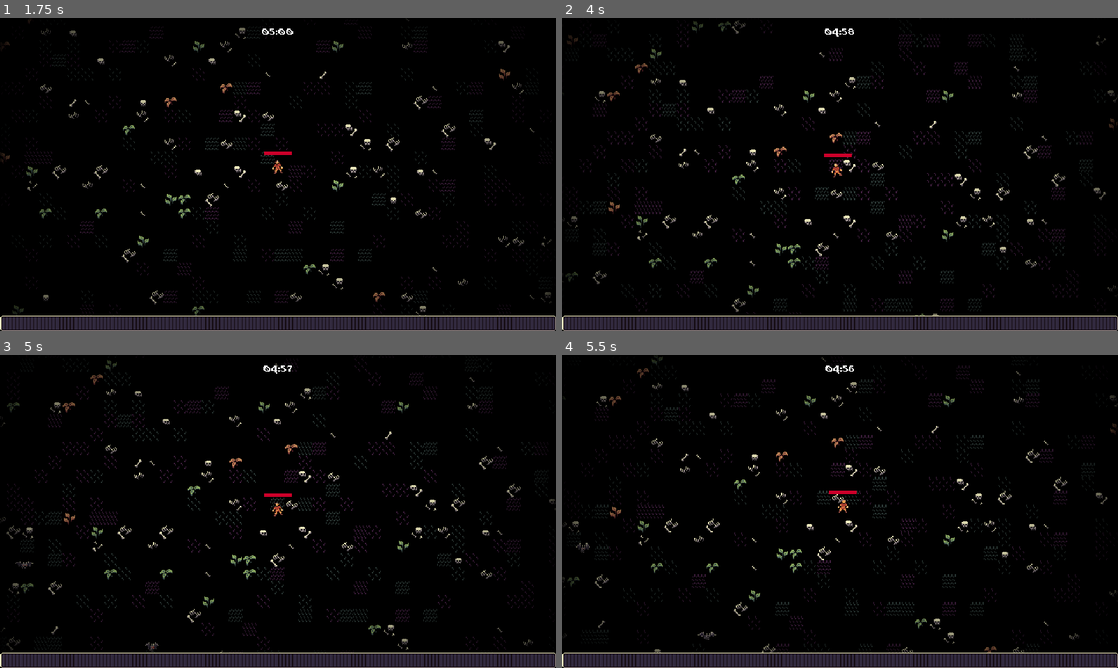
Above: before the commit, frames 1-4 (two rows, left to right).
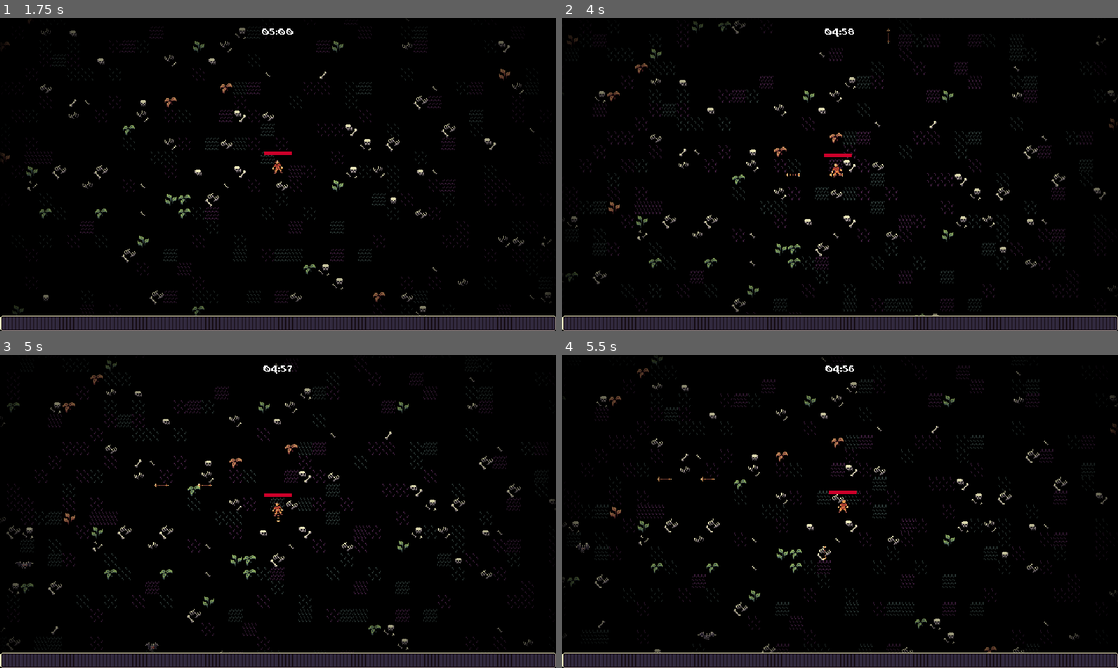
Above: after the commit, the same moments.

Repository: dweckerly/bullet-heaven
Game: Godot game, scene res://scenes/ui/main_menu.tscn
Two runs of this game, one before a commit and one after it. Both use one fixed random seed, a clock stepped at 60 frames per second and the inputs below.
Inputs (mouse positions are in pixels of both pictures, inside the frame that each line leads up to):
- Up to frame 1 (1.75 s): click "PLAY" at 0.5 s; move the mouse to (250, 237) at 1.27 s; press the mouse at (250, 237) at 1.28 s; hold W (move_up) from 1.28 s (still down)
- Up to frame 2 (4 s): move the mouse to (1006, 221) at 2.02 s; release the mouse at (1006, 221) at 2.03 s; click (1006, 221) at 2.1 s; move the mouse to (673, 127) at 2.77 s; release W (move_up) at 2.78 s; press the mouse at (673, 127) at 2.78 s; hold A (move_left) from 2.78 s (still down); move the mouse to (867, 174) at 3.52 s; release the mouse at (867, 174) at 3.53 s; click (867, 174) at 3.6 s
- Up to frame 3 (5 s): move the mouse to (194, 433) at 4.27 s; release A (move_left) at 4.28 s; press the mouse at (194, 433) at 4.28 s; hold S (move_down) from 4.28 s (still down)
- Up to frame 4 (5.5 s): move the mouse to (962, 495) at 5.02 s; release S (move_down) at 5.03 s; release the mouse at (962, 495) at 5.03 s; hold D (move_right) from 5.03 s (still down); click (962, 495) at 5.1 s

Frame 1 is identical in both runs. In frame 2, less than 0.1% of the frame differs, in the area x 40-59%, y 3-51%; in frame 3, less than 0.1%; in frame 4, less than 0.1%, in the area x 17-48%, y 38-66%.

Commit message:
bow ability continued

Diff:
--- a/scenes/ability/bow/bow_ability.gd
+++ b/scenes/ability/bow/bow_ability.gd
@@ -1,17 +1,18 @@
 extends Node2D
 class_name BowAbility
 
+@onready var hitbox_component = $HitboxComponent
+
 var direction
+var speed = 100
 
 func _ready() -> void:
 	$Timer.timeout.connect(on_timer_timeout)
-	var player = get_tree().get_first_node_in_group("player") as Player
-	if player == null:
-		return
 
 
-func shoot() -> void:
-	pass
+func _process(delta: float) -> void:
+	direction = Vector2.RIGHT.rotated(rotation)
+	position += direction * speed * delta
 
 
 func on_timer_timeout() -> void:
--- a/scenes/ability/bow/bow_ability_controller/bow_ability_controller.gd
+++ b/scenes/ability/bow/bow_ability_controller/bow_ability_controller.gd
@@ -4,14 +4,19 @@
 
 var base_damage = 10
 var additional_damage_percent = 1
+var last_movement_vector = Vector2.RIGHT
+var direction = Vector2.RIGHT.angle()
+var player
 
 func _ready() -> void:
 	$Timer.timeout.connect(on_timer_timeout)
+	player = get_tree().get_first_node_in_group("player") as Player
 
 
+func _process(delta: float) -> void:
+	direction = face_player_movement_direction()
+
 func on_timer_timeout() -> void:
-	print("shoot arrow")
-	var player = get_tree().get_first_node_in_group("player") as Player
 	if player == null:
 		return
 	var foreground = get_tree().get_first_node_in_group("foreground_layer") as Node2D
@@ -21,19 +26,14 @@
 	var bow_instance = bow_ability_scene.instantiate() as BowAbility
 	foreground.add_child(bow_instance)
 	bow_instance.global_position = player.global_position
-	face_player_movement_direction(bow_instance, player)
+	bow_instance.rotation = direction
 	bow_instance.hitbox_component.damage = base_damage * additional_damage_percent
 
 
-func face_player_movement_direction(bow_instance: Node, player: Player) -> void:
+func face_player_movement_direction() -> float:
 	var movement_vector = player.get_movement_vector().normalized()
 	var direction = Vector2.ZERO
-	if movement_vector.x == 0 && movement_vector.y == 0:
-		var move_sign = player.get_move_sign()
-		if move_sign < 0:
-			direction = Vector2.LEFT
-		else:
-			direction = Vector2.RIGHT
-	else:
-		direction = movement_vector.angle()
-	bow_instance.rotation = direction
+	if movement_vector.x != 0 || movement_vector.y != 0:
+		last_movement_vector = movement_vector
+	direction = last_movement_vector.angle()
+	return direction
--- a/scenes/ability/bow/bow_ability_controller/bow_ability_controller.tscn
+++ b/scenes/ability/bow/bow_ability_controller/bow_ability_controller.tscn
@@ -8,3 +8,4 @@
 bow_ability_scene = ExtResource("2_s0d23")
 
 [node name="Timer" type="Timer" parent="."]
+autostart = true
--- a/scenes/game_object/player/player.gd
+++ b/scenes/game_object/player/player.gd
@@ -48,22 +48,21 @@
 	return Vector2(x_movement, y_movement)
 
 
-func get_move_sign() -> Variant:
-	return visuals.scale.x
-
-
 func check_deal_damage() -> void:
 	if number_colliding_bodies == 0 || not damage_interval_timer.is_stopped():
 		return
 	health_component.damage(1)
 	damage_interval_timer.start()
 
+
 func update_health_display() -> void:
 	health_bar.value = health_component.get_health_percent()
+
 
 func on_body_entered(other_body: Node2D) -> void:
 	number_colliding_bodies += 1
 	check_deal_damage()
+
 
 func on_body_exited(other_body: Node2D) -> void:
 	number_colliding_bodies -= 1
--- a/scenes/game_object/player/player.tscn
+++ b/scenes/game_object/player/player.tscn
@@ -134,9 +134,9 @@
 
 [node name="Abilities" type="Node" parent="."]
 
+[node name="BowAbilityController" parent="Abilities" instance=ExtResource("10_gbew5")]
+
 [node name="SwordAbilityController" parent="Abilities" instance=ExtResource("2_gmlin")]
-
-[node name="BowAbilityController" parent="Abilities" instance=ExtResource("10_gbew5")]
 
 [node name="DamageIntervalTimer" type="Timer" parent="."]
 wait_time = 0.5
--- a/scenes/manager/upgrade_manager.gd
+++ b/scenes/manager/upgrade_manager.gd
@@ -8,6 +8,7 @@
 
 var upgrade_axe = preload("res://resources/upgrades/axe.tres")
 var upgrade_axe_damage = preload("res://resources/upgrades/axe_damage.tres")
+var upgrade_box = preload("res://resources/upgrades/bow.tres")
 var upgrade_sword_rate = preload("res://resources/upgrades/sword_rate.tres")
 var upgrade_sword_damage = preload("res://resources/upgrades/sword_damage.tres")
 var upgrade_player_speed = preload("res://resources/upgrades/player_speed.tres")
